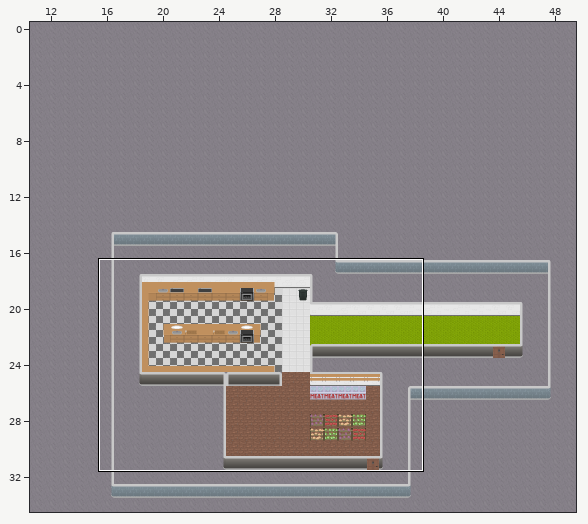
Two states of a Tiled map, assets/v2/map.tmx. Above, an overview of the earlier version with the close-up marked.
Close-up. Old version:
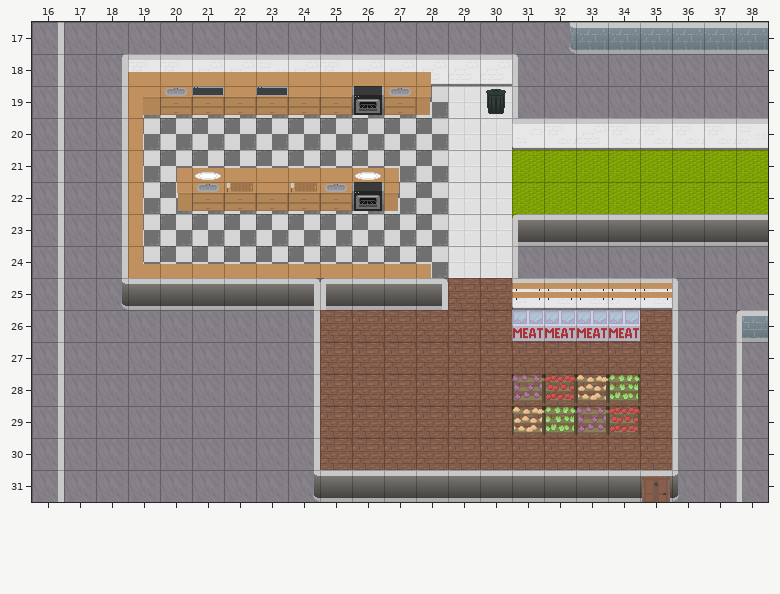
Cells are 32x32 px. Shown: x 16..38, y 17..31.
After:
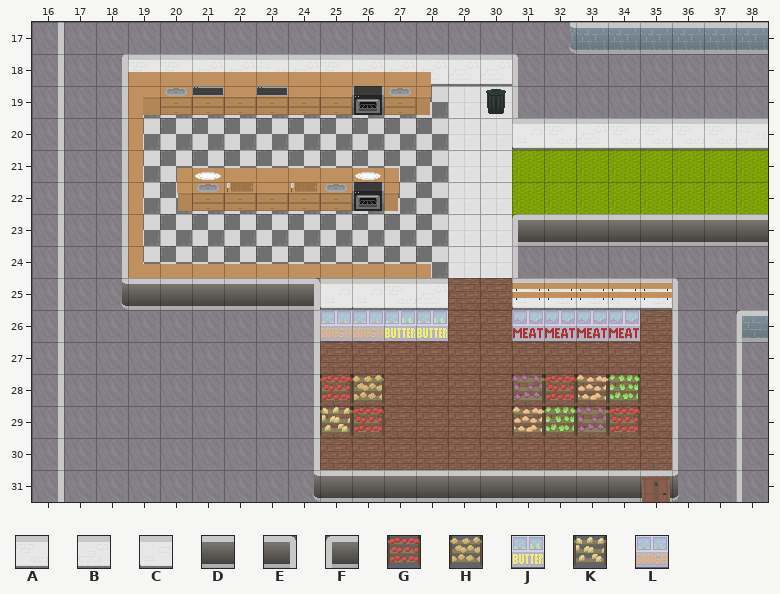
Key: from "background": A 0, B 1, C 15, D 28, E 33, F 34; from "objects": G 28, H 36, J 37, K 39, L 40.
_ is an empty cell, . an unchanged one.
From the commit log: Map expanded, more food shelves
The exact change:
--- layer "wall_f"
@@ x 25..28 @@
-25 FDDE
+25 ____
--- layer "wall_b"
@@ x 25..28 @@
-25 ____
+25 CCAB
--- layer "station"
@@ x 25..28 @@
-26 ____
+26 LLJJ
@@ x 25..26 @@
-29 __
+29 KG
--- layer "station_f"
@@ x 25..26 @@
-28 __
+28 GH
